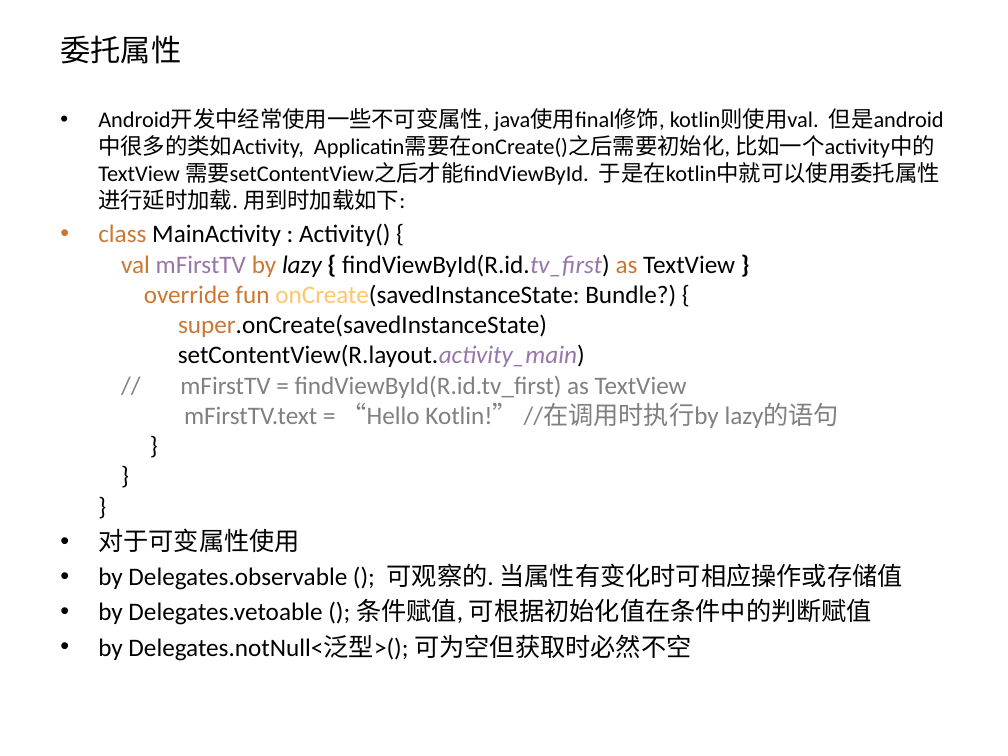
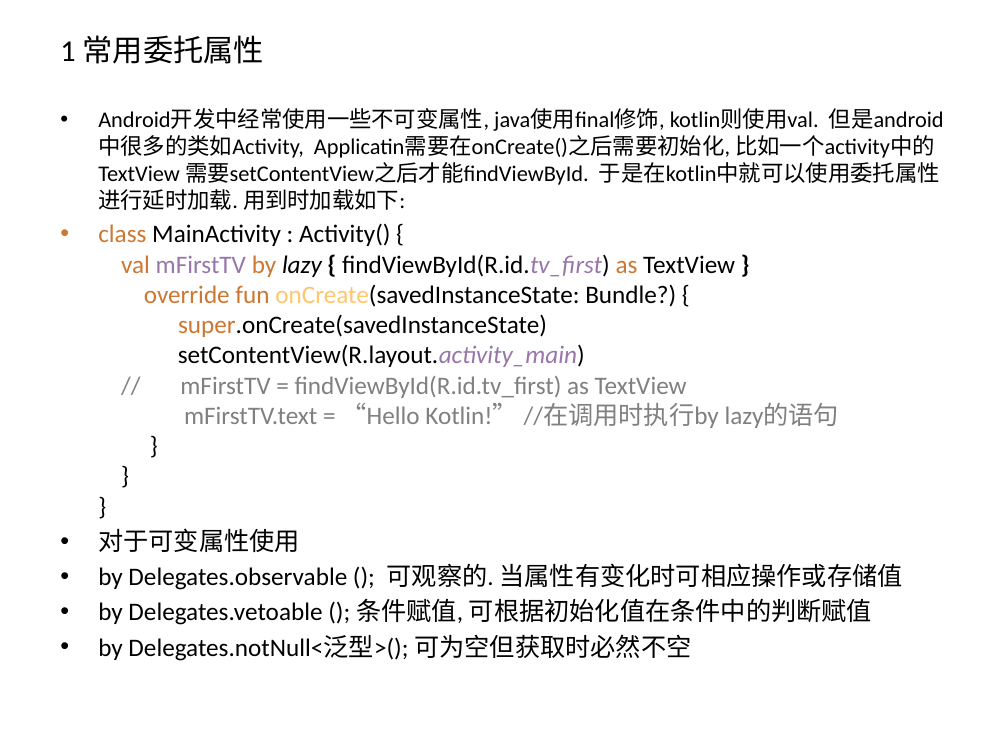
Before and after one commit to zxf2871/KotlinStudy, a slide deck: slide 30 of Kotlin初探.pptx (slide 29 before the commit). Drawn at 1008x756 pixels with LibreOffice and Linux fonts; fonts in the diff are those of the drawing. Boxes give left, top, right and bottom in pixels: in the first picture for what was removed or moved away, otherwise in the second. Text is boxed around its words. In the diff, an @@ line names an element or a change of style, - is before the commit and + after.

```diff
--- a/Kotlin初探.pptx
+++ b/Kotlin初探.pptx
@@ title at (60, 35, 264, 64): text changed @@
-委托属性
+1 常用委托属性
```
Also in this commit, not shown: 11 other slides changed, 4 slides added, 1 slide removed, 1 other file.
